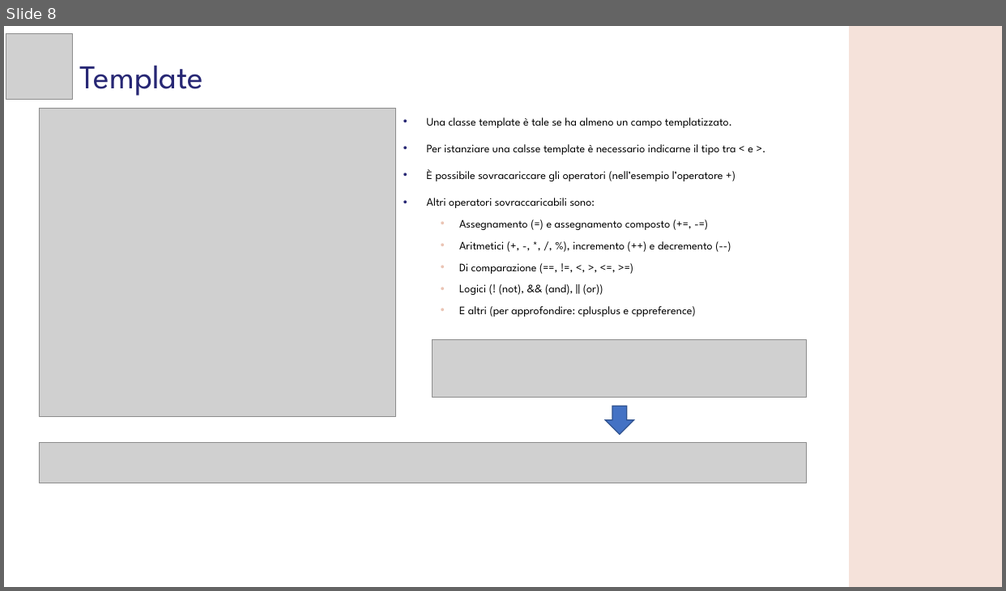
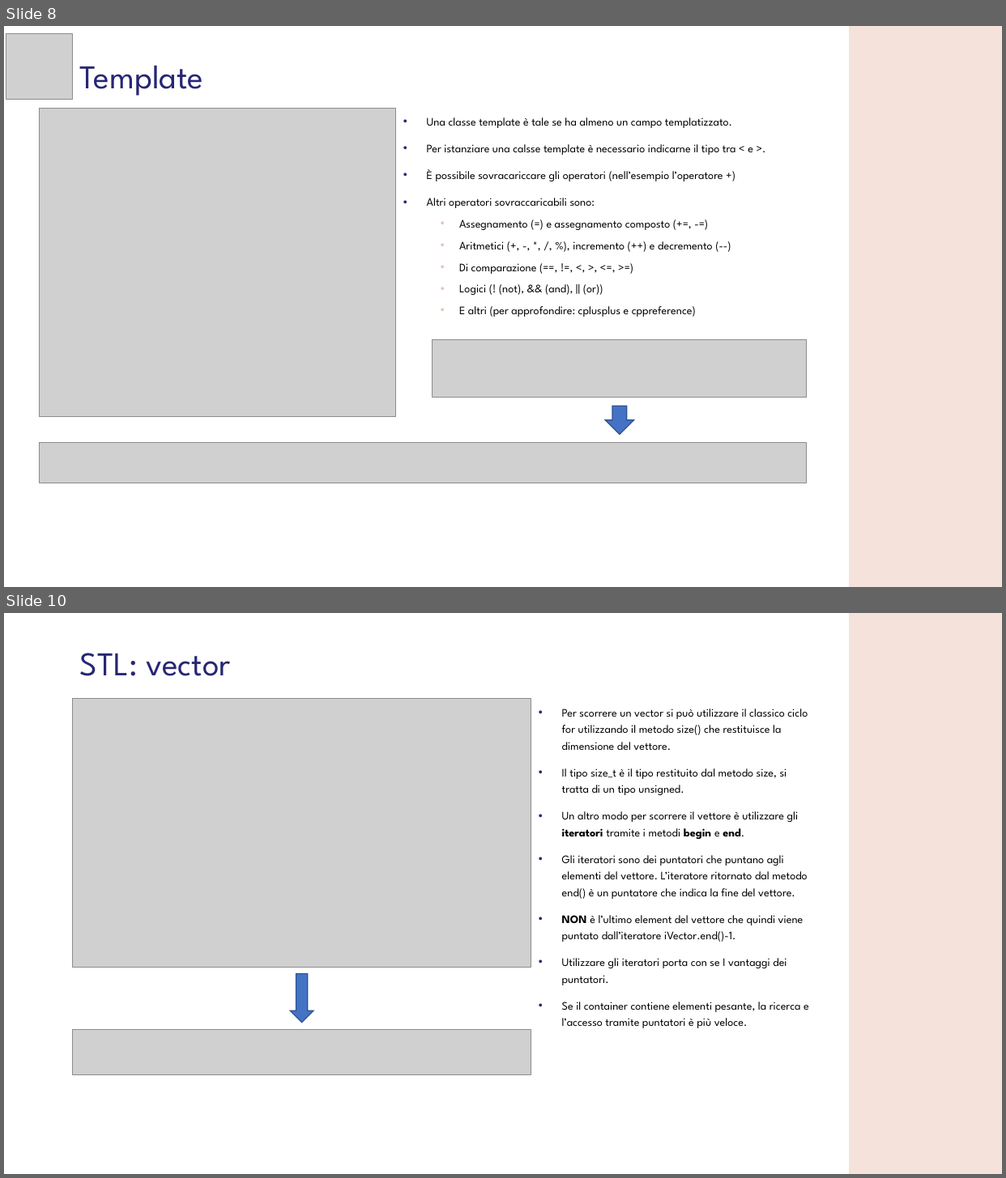
Before and after one commit to GMATZEU42/WS, a slide deck: WS04/WS_4.odp. Shown one above the other, each under a label of ours: slide 8 before the commit, slides 8 and 10 after it; the slides between them are not shown. The pictures are 1006x591 and 1006x1178 pixels, drawn with LibreOffice and Linux fonts; fonts in the diff are those of the drawing; grey boxes stand for pictures; background and template pictures are left out. Boxes give left, top, right and bottom in pixels: in the first picture for what was removed or moved away, otherwise in the second. Text is boxed around its words. In the diff, an @@ line names an element or a change of style, - is before the commit and + after.

```diff
--- a/WS04/WS_4.odp
+++ b/WS04/WS_4.odp
@@ slide 10 added at [4,613,1002,1174], background #FFFFFF; not listed: 1 template element that a slide beside it also shows @@
@@ title added at [80,653,231,676], 32 pt, text #272774 @@
+STL: vector
@@ picture added at [73,698,532,967] @@
@@ text added at [562,709,809,1029], 11 pt, text #000000 @@
+• Per scorrere un vector si può utilizzare il classico ciclo for utilizzando il metodo size() che restituisce la dimensione del vettore.
+• Il tipo size_t è il tipo restituito dal metodo size, si tratta di un tipo unsigned.
+• Un altro modo per scorrere il vettore è utilizzare gli iteratori tramite i metodi begin e end.
+• Gli iteratori sono dei puntatori che puntano agli elementi del vettore. L’iteratore ritornato dal metodo end() è un puntatore che indica la fine del vettore.
+• NON è l’ultimo element del vettore che quindi viene puntato dall’iteratore iVector.end()-1.
+• Utilizzare gli iteratori porta con se I vantaggi dei puntatori.
+• Se il container contiene elementi pesante, la ricerca e l’accesso tramite puntatori è più veloce.
@@ freeform shape added at [290,973,313,1023], fill #4472C4, outline #2F528F 0.99 pt @@
@@ picture added at [73,1030,532,1075] @@
```
Also in this commit, not shown: 1 slide changed, 3 other slides added, 11 slides removed, 2 other files.
